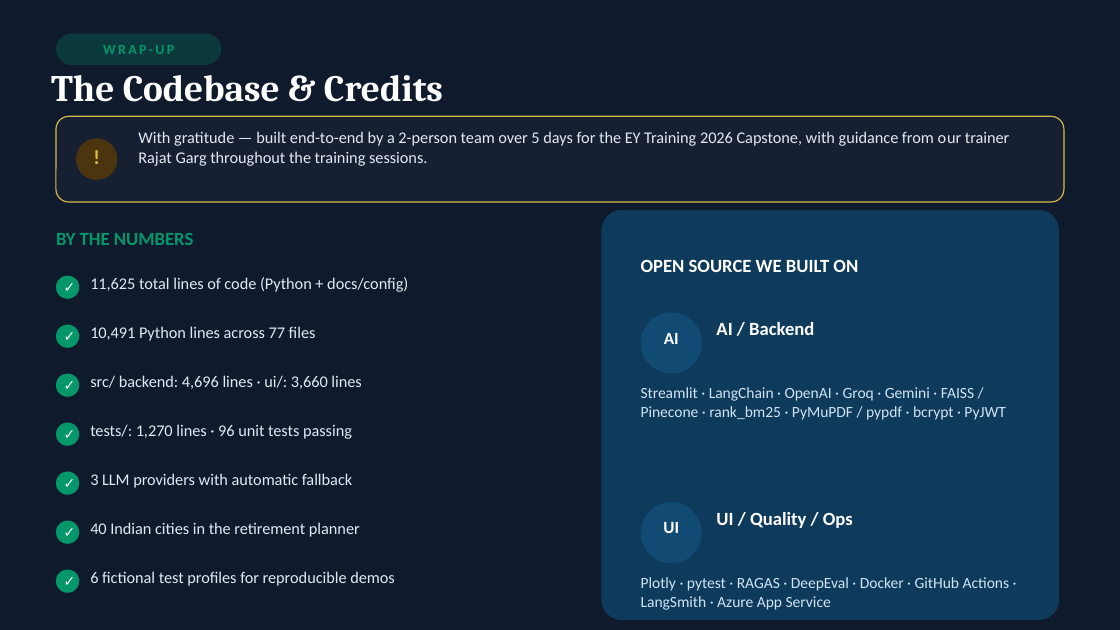
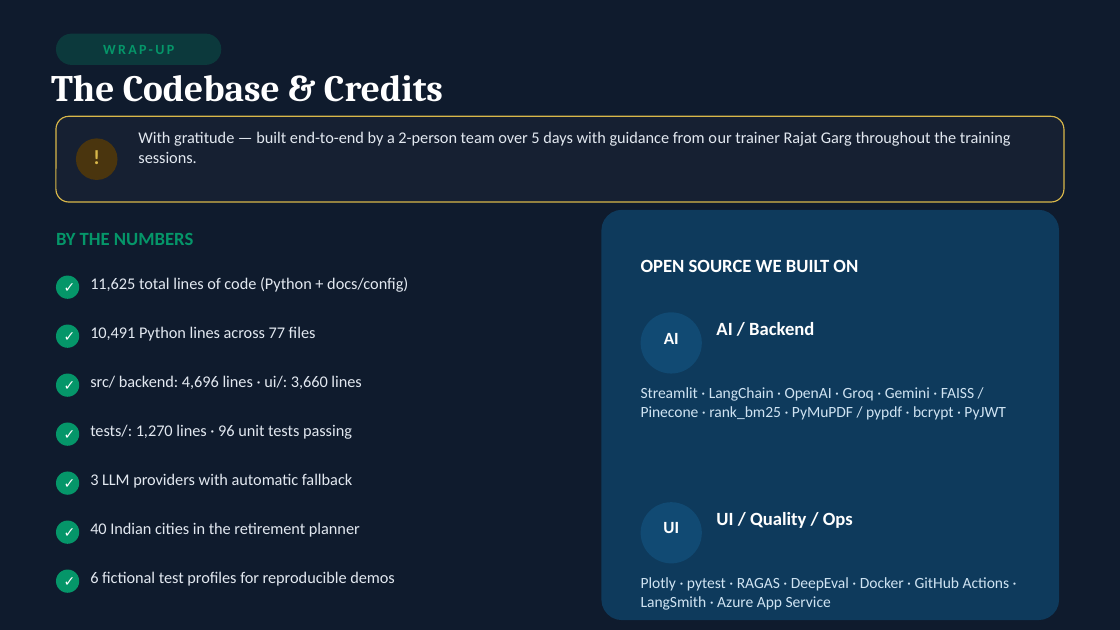
Before and after one commit to Chaurasiyakash0136/EY-Training-2026, a slide deck: slide 16 of Capstone_Project/Credit-Risk-Intelligence-Platform/docs/Project_Documents/Credit_Risk_Platform_Capstone_project.pptx. Drawn at 1120x630 pixels with LibreOffice and Linux fonts; fonts in the diff are those of the drawing. Boxes give left, top, right and bottom in pixels: in the first picture for what was removed or moved away, otherwise in the second. Text is boxed around its words. In the diff, an @@ line names an element or a change of style, - is before the commit and + after.

```diff
--- a/Capstone_Project/Credit-Risk-Intelligence-Platform/docs/Project_Documents/Credit_Risk_Platform_Capstone_project.pptx
+++ b/Capstone_Project/Credit-Risk-Intelligence-Platform/docs/Project_Documents/Credit_Risk_Platform_Capstone_project.pptx
@@ text at <box>138,131,1011,163</box>: text changed @@
-With gratitude — built end-to-end by a 2-person team over 5 days for the EY Training 2026 Capstone, with guidance from our trainer Rajat Garg throughout the training sessions.
+With gratitude — built end-to-end by a 2-person team over 5 days with guidance from our trainer Rajat Garg throughout the training sessions.
```
Also in this commit, not shown: 3 other slides changed.
